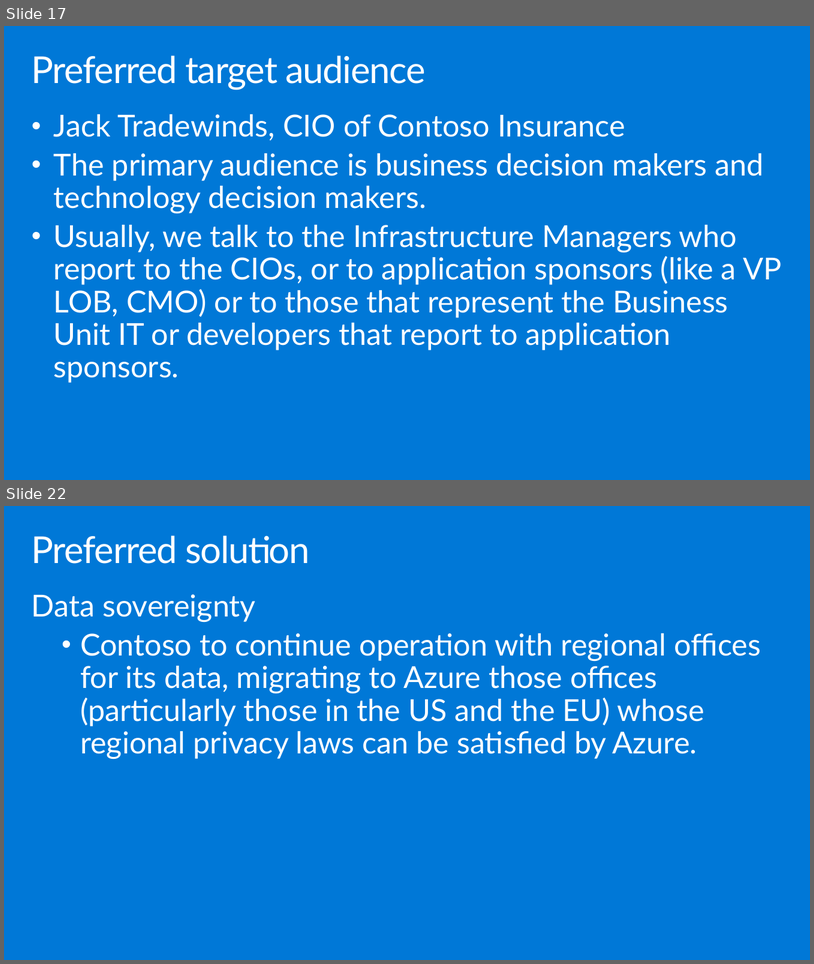
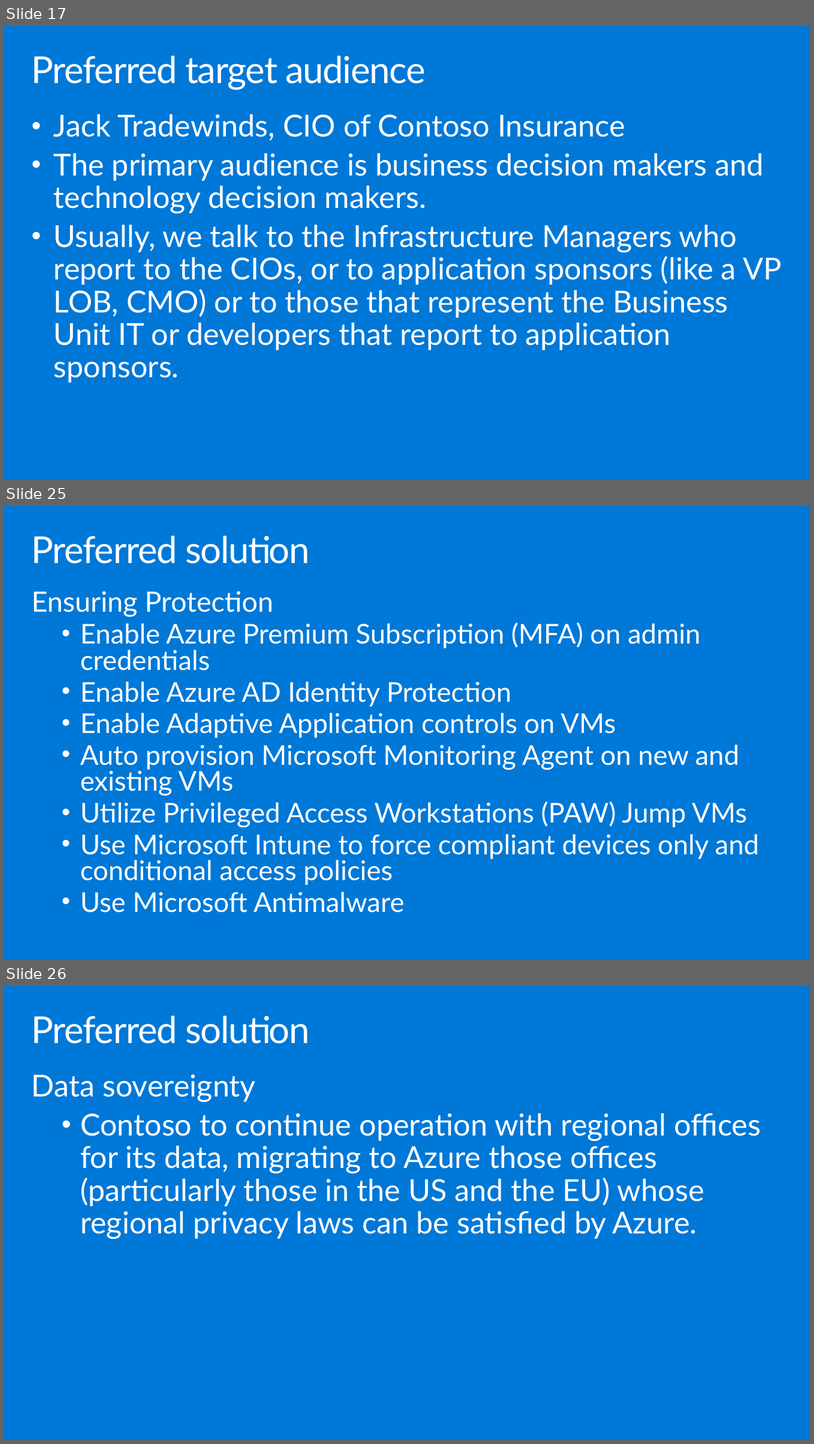
Before and after one commit to tejaswini972/MCW-Security-baseline-on-Azure, a slide deck: Whiteboard design session/WDS trainer presentation - Security baseline on Azure.pptx. Shown one above the other, each under a label of ours: slides 17 and 22 before the commit, slides 17, 25 and 26 after it; the slides between them are not shown. The pictures are 814x964 and 814x1444 pixels, drawn with LibreOffice and Linux fonts; fonts in the diff are those of the drawing. Boxes give left, top, right and bottom in pixels: in the first picture for what was removed or moved away, otherwise in the second. Text is boxed around its words. In the diff, an @@ line names an element or a change of style, - is before the commit and + after.

```diff
--- a/Whiteboard design session/WDS trainer presentation - Security baseline on Azure.pptx
+++ b/Whiteboard design session/WDS trainer presentation - Security baseline on Azure.pptx
@@ slide 25 added at [4,506,810,960], background #0078D7 @@
@@ title added at [32,535,310,564], 44.1 pt, text #FFFFFF @@
+Preferred solution
@@ text added at [32,591,759,912], 32.4 pt, text #FFFFFF @@
+Ensuring Protection
+  • Enable Azure Premium Subscription (MFA) on admin credentials
+  • Enable Azure AD Identity Protection
+  • Enable Adaptive Application controls on VMs
+  • Auto provision Microsoft Monitoring Agent on new and existing VMs
+  • Utilize Privileged Access Workstations (PAW) Jump VMs
+  • Use Microsoft Intune to force compliant devices only and conditional access policies
+  • Use Microsoft Antimalware
@@ what was slide 22 is now slide 26 @@
```
Also in this commit, not shown: 4 slides changed, 3 other slides added.
